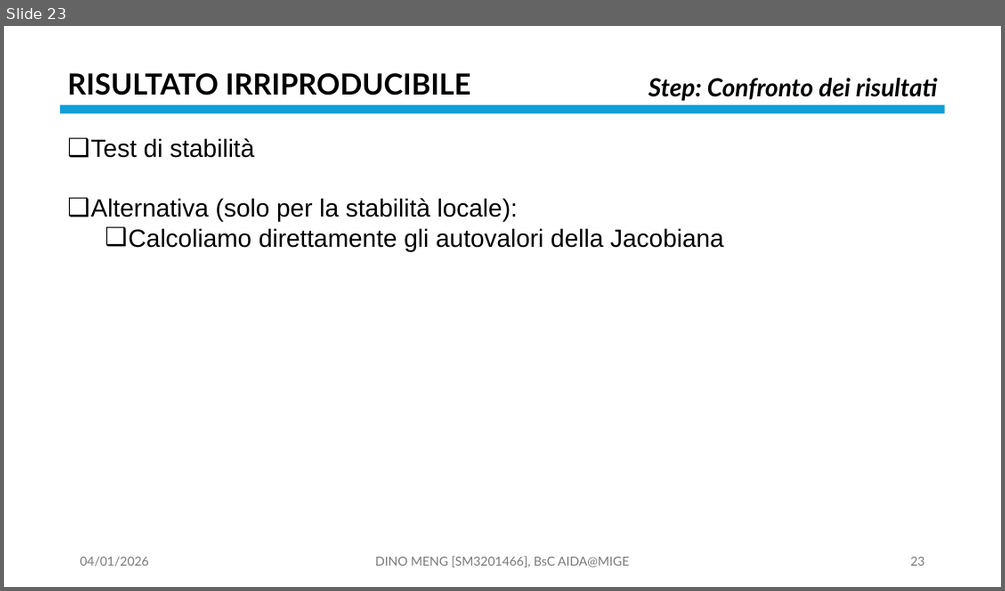
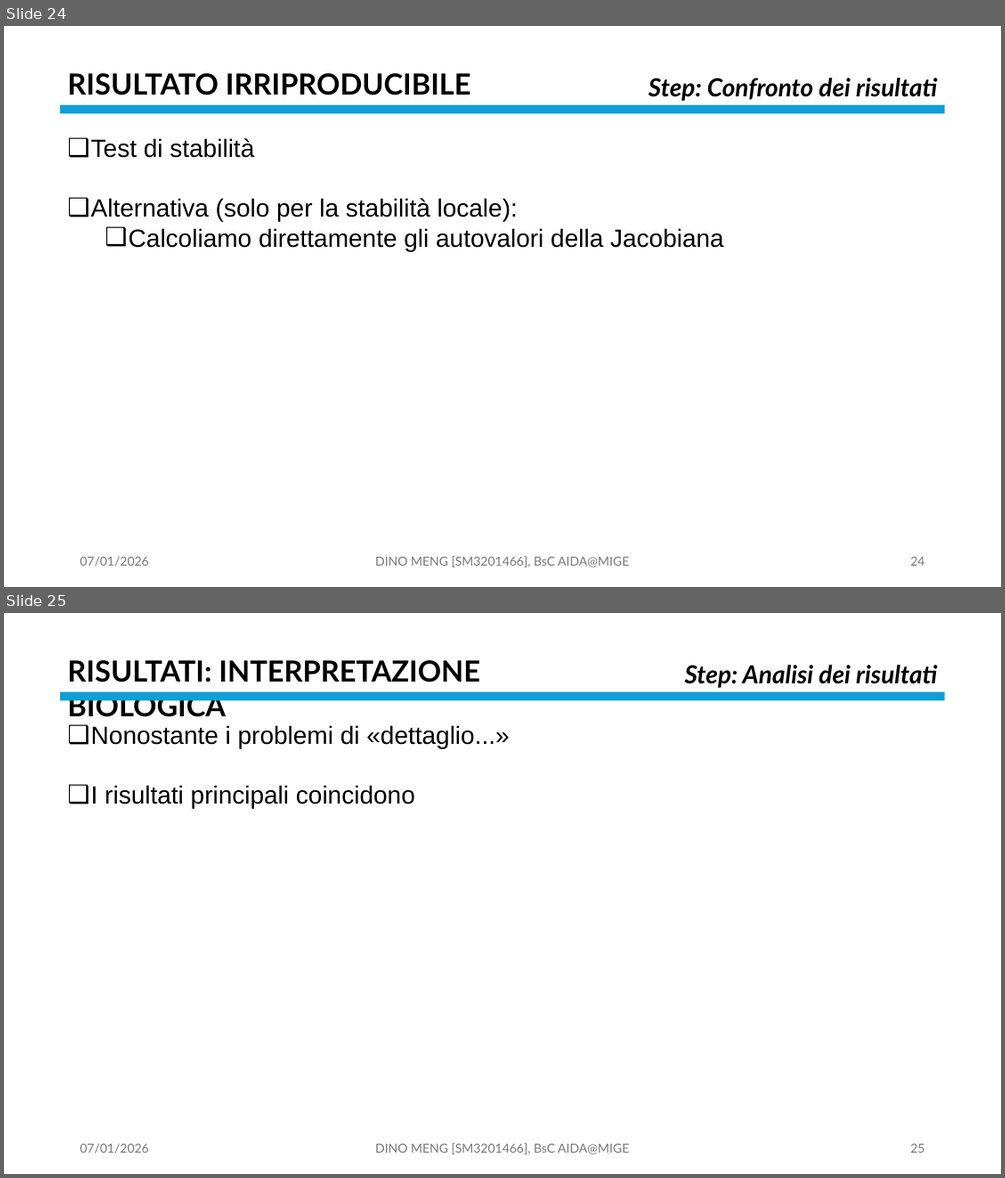
Before and after one commit to OdinMeng/AIDA-UNIVERSITY-NOTES-2025-2026, a slide deck: Complex Systems/project/PresentationPROJECTSM3201466.pptx. Shown one above the other, each under a label of ours: slide 23 before the commit, slides 24 and 25 after it. The pictures are 1005x591 and 1005x1178 pixels, drawn with LibreOffice and Linux fonts; fonts in the diff are those of the drawing. Boxes give left, top, right and bottom in pixels: in the first picture for what was removed or moved away, otherwise in the second. Text is boxed around its words. In the diff, an @@ line names an element or a change of style, - is before the commit and + after.

```diff
--- a/Complex Systems/project/PresentationPROJECTSM3201466.pptx
+++ b/Complex Systems/project/PresentationPROJECTSM3201466.pptx
@@ slide 25 added at <box>4,613,1001,1174</box>, background #FFFFFF @@
@@ text added at <box>67,660,480,722</box>, 28 pt, text #000000, bold @@
+RISULTATI: INTERPRETAZIONE BIOLOGICA
@@ text added at <box>685,665,937,688</box>, 24 pt, text #000000, bold, italic @@
+Step: Analisi dei risultati
@@ rectangle added at <box>60,692,945,700</box>, fill #0F9ED5 @@
@@ text added at <box>91,725,509,808</box>, 24 pt, text #000000 @@
+❑ Nonostante i problemi di «dettaglio...»
+❑ I risultati principali coincidono
@@ text added at <box>80,1143,148,1153</box>, 12 pt, text #797979 @@
+07/01/2026
@@ text added at <box>375,1143,629,1154</box>, 12 pt, text #797979 @@
+DINO MENG [SM3201466], BsC AIDA@MIGE
@@ page number added at <box>910,1143,924,1152</box>, 12 pt, text #797979 @@
+25
@@ what was slide 23 is now slide 24 @@
@@ slide 24 changed as well @@
@@ text at <box>80,556,148,566</box>: text changed @@
-04/01/2026
+07/01/2026
@@ page number at <box>910,556,924,565</box>: text changed @@
-23
+24
```
Also in this commit, not shown: 28 other slides changed, 8 other slides added, 7 other files.
